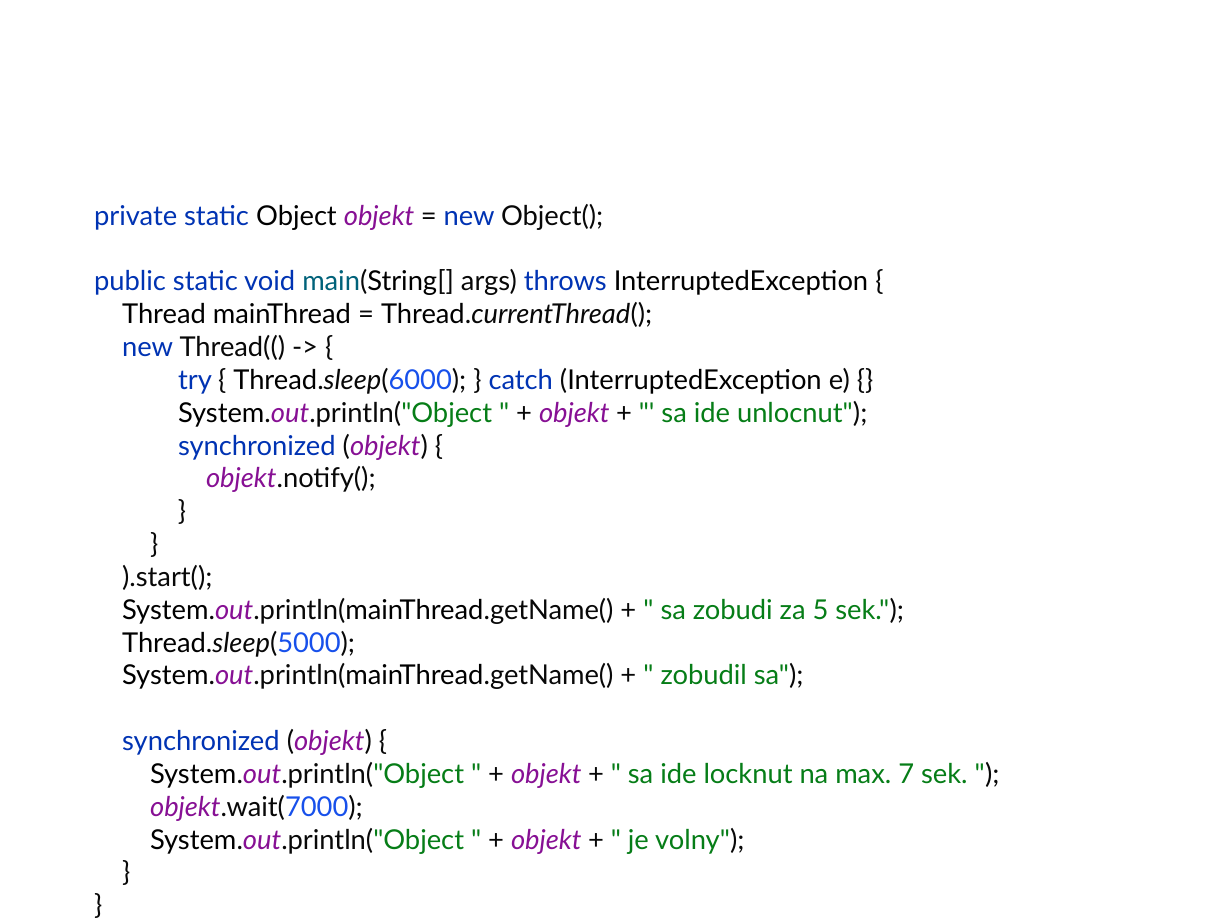
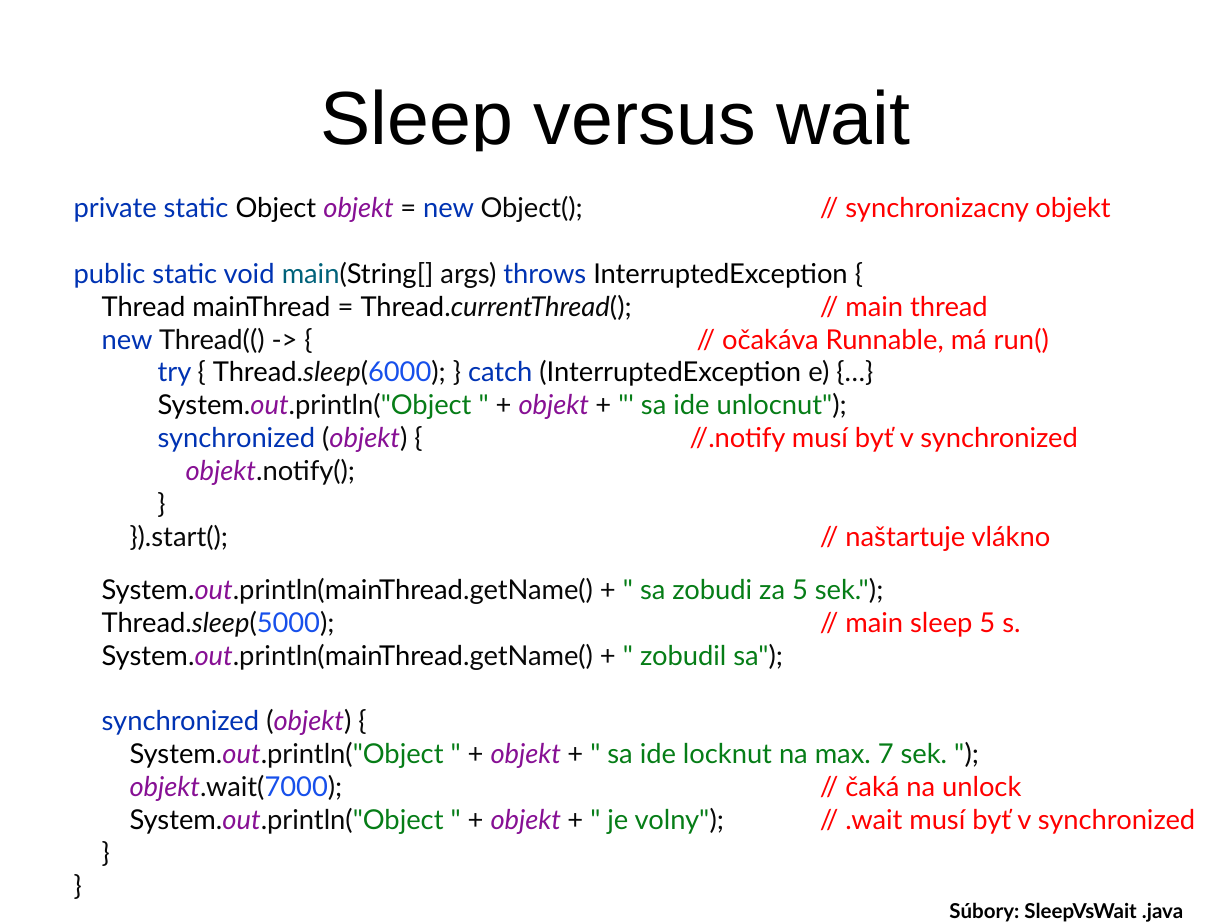
Before and after one commit to Programovanie4/Prednasky, a slide deck: slide 19 of 10/10_java.ppt. Drawn at 1232x924 pixels with LibreOffice and Linux fonts; fonts in the diff are those of the drawing. Boxes give left, top, right and bottom in pixels: in the first picture for what was removed or moved away, otherwise in the second. Text is boxed around its words. In the diff, an @@ line names an element or a change of style, - is before the commit and + after.

```diff
--- a/10/10_java.ppt
+++ b/10/10_java.ppt
@@ title added at box(321, 89, 911, 152), 44 pt, text #000000 @@
+Sleep versus wait
@@ text at box(74, 196, 1195, 834): text changed @@
-private static Object objekt = new Object();
-public static void main(String[] args) throws InterruptedException {
-Thread mainThread = Thread.currentThread();
-new Thread(() -> {
-try { Thread.sleep(6000); } catch (InterruptedException e) {}
-System.out.println("Object " + objekt + "' sa ide unlocnut");
-synchronized (objekt) {
-objekt.notify();
-}
-}
-).start();
-System.out.println(mainThread.getName() + " sa zobudi za 5 sek.");
-Thread.sleep(5000);
-System.out.println(mainThread.getName() + " zobudil sa");
-synchronized (objekt) {
-System.out.println("Object " + objekt + " sa ide locknut na max. 7 sek. ");
-objekt.wait(7000);
-System.out.println("Object " + objekt + " je volny");
-}
-}
+private static Object objekt = new Object(); // synchronizacny objekt
+public static void main(String[] args) throws InterruptedException {
+Thread mainThread = Thread.currentThread(); // main thread
+new Thread(() -> { // očakáva Runnable, má run()
+try { Thread.sleep(6000); } catch (InterruptedException e) {…}
+System.out.println("Object " + objekt + "' sa ide unlocnut");
+synchronized (objekt) { //.notify musí byť v synchronized
+objekt.notify();
+}
+}).start(); // naštartuje vlákno
+System.out.println(mainThread.getName() + " sa zobudi za 5 sek.");
+Thread.sleep(5000); // main sleep 5 s.
+System.out.println(mainThread.getName() + " zobudil sa");
+synchronized (objekt) {
+System.out.println("Object " + objekt + " sa ide locknut na max. 7 sek. ");
+objekt.wait(7000); // čaká na unlock
+System.out.println("Object " + objekt + " je volny"); // .wait musí byť v synchronized
+}
+}
@@ text added at box(949, 902, 1183, 922), 12 pt, text #000000, bold @@
+Súbory: SleepVsWait .java
```
Also in this commit, not shown: 7 other slides changed, 1 slide removed, 7 other files.
